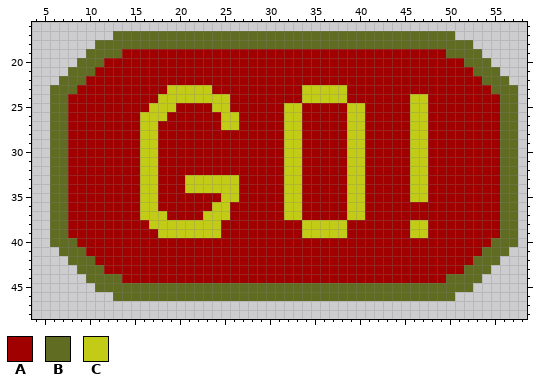
Pixel-art file, stored at assets/Start_button.aseprite. The picture above was drawn from the file before the commit.
64x64 pixels, 1 frame. Colours within 5 levels of each other are drawn and written as one. Shown: x 4..58, y 16..48.
Palette (. is transparent): A #a00000  B #606c22  C #c2cb15
Pixels before, first column x 6:
17 .......BBBBBBBBBBBBBBBBBBBBBBBBBBBBBBBBBBBBBB.......
18 .....BBBBBBBBBBBBBBBBBBBBBBBBBBBBBBBBBBBBBBBBBB.....
19 ....BBBBAAAAAAAAAAAAAAAAAAAAAAAAAAAAAAAAAAAABBBB....
20 ...BBBAAAAAAAAAAAAAAAAAAAAAAAAAAAAAAAAAAAAAAAABBB...
21 ..BBBAAAAAAAAAAAAAAAAAAAAAAAAAAAAAAAAAAAAAAAAAABBB..
22 .BBBAAAAAAAAAAAAAAAAAAAAAAAAAAAAAAAAAAAAAAAAAAAABBB.
23 BBBAAAAAAAAAACCCCCAAAAAAAAAACCCCCAAAAAAAAAAAAAAAABBB
24 BBAAAAAAAAAACCCCCCCCAAAAAAAACCCCCAAAAAAACCAAAAAAAABB
25 BBAAAAAAAAACCCAAAACCAAAAAACCAAAAACCAAAAACCAAAAAAAABB
26 BBAAAAAAAACCCAAAAAACCAAAAACCAAAAACCAAAAACCAAAAAAAABB
27 BBAAAAAAAACCAAAAAAACCAAAAACCAAAAACCAAAAACCAAAAAAAABB
28 BBAAAAAAAACCAAAAAAAAAAAAAACCAAAAACCAAAAACCAAAAAAAABB
29 BBAAAAAAAACCAAAAAAAAAAAAAACCAAAAACCAAAAACCAAAAAAAABB
30 BBAAAAAAAACCAAAAAAAAAAAAAACCAAAAACCAAAAACCAAAAAAAABB
31 BBAAAAAAAACCAAAAAAAAAAAAAACCAAAAACCAAAAACCAAAAAAAABB
32 BBAAAAAAAACCAAAAAAAAAAAAAACCAAAAACCAAAAACCAAAAAAAABB
33 BBAAAAAAAACCAAACCCCCCAAAAACCAAAAACCAAAAACCAAAAAAAABB
34 BBAAAAAAAACCAAACCCCCCAAAAACCAAAAACCAAAAACCAAAAAAAABB
35 BBAAAAAAAACCAAAAAAACCAAAAACCAAAAACCAAAAACCAAAAAAAABB
36 BBAAAAAAAACCAAAAAACCAAAAAACCAAAAACCAAAAAAAAAAAAAAABB
37 BBAAAAAAAACCCAAAACCCAAAAAACCAAAAACCAAAAAAAAAAAAAAABB
38 BBAAAAAAAAACCCCCCCCAAAAAAAAACCCCCAAAAAAACCAAAAAAAABB
39 BBAAAAAAAAAACCCCCCCAAAAAAAAACCCCCAAAAAAACCAAAAAAAABB
40 BBBAAAAAAAAAAAAAAAAAAAAAAAAAAAAAAAAAAAAAAAAAAAAAABBB
41 .BBBAAAAAAAAAAAAAAAAAAAAAAAAAAAAAAAAAAAAAAAAAAAABBB.
42 ..BBBAAAAAAAAAAAAAAAAAAAAAAAAAAAAAAAAAAAAAAAAAABBB..
43 ...BBBAAAAAAAAAAAAAAAAAAAAAAAAAAAAAAAAAAAAAAAABBB...
44 ....BBBBAAAAAAAAAAAAAAAAAAAAAAAAAAAAAAAAAAAABBBB....
45 .....BBBBBBBBBBBBBBBBBBBBBBBBBBBBBBBBBBBBBBBBBB.....
46 .......BBBBBBBBBBBBBBBBBBBBBBBBBBBBBBBBBBBBBB.......
After the commit:
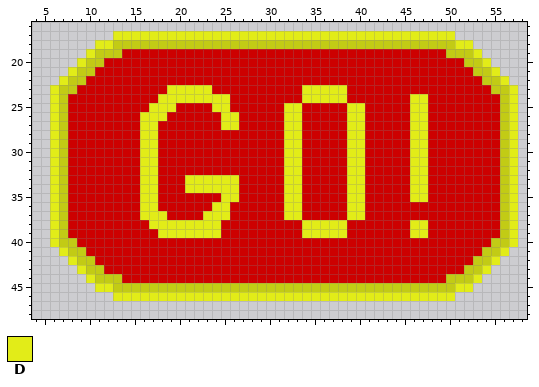
Colours new in this view: D #e2ec18
What changed:
colour A: #a00000 -> #cd0000
y 17: x 13..50 BBBBBBBBBBBBBBBBBBBBBBBBBBBBBBBBBBBBBB -> DDDDDDDDDDDDDDDDDDDDDDDDDDDDDDDDDDDDDD
y 18: x 11..52 BBBBBBBBBBBBBBBBBBBBBBBBBBBBBBBBBBBBBBBBBB -> DDCCCCCCCCCCCCCCCCCCCCCCCCCCCCCCCCCCCCCCDD
y 19: x 10..13 BBBB -> DCCC; x 50..53 BBBB -> CCCD
y 20: x 9..11 BBB -> DCC; x 52..54 BBB -> CCD
y 21: x 8..10 BBB -> DCC; x 53..55 BBB -> CCD
y 22: x 7..9 BBB -> DCC; x 54..56 BBB -> CCD
y 23: x 6..8 BBB -> DCC; x 19..23 CCCCC -> DDDDD; x 34..38 CCCCC -> DDDDD; x 55..57 BBB -> CCD
y 24: x 6..7 BB -> DC; x 18..25 CCCCCCCC -> DDDDDDDD; x 34..38 CCCCC -> DDDDD; x 46..47 CC -> DD; x 56..57 BB -> CD
y 25: x 6..7 BB -> DC; x 17..19 CCC -> DDD; x 24..25 CC -> DD; x 32..33 CC -> DD; x 39..40 CC -> DD; x 46..47 CC -> DD; x 56..57 BB -> CD
y 26: x 6..7 BB -> DC; x 16..18 CCC -> DDD; x 25..26 CC -> DD; x 32..33 CC -> DD; x 39..40 CC -> DD; x 46..47 CC -> DD; x 56..57 BB -> CD
y 27: x 6..7 BB -> DC; x 16..17 CC -> DD; x 25..26 CC -> DD; x 32..33 CC -> DD; x 39..40 CC -> DD; x 46..47 CC -> DD; x 56..57 BB -> CD
y 28..32: x 6..7 BB -> DC; x 16..17 CC -> DD; x 32..33 CC -> DD; x 39..40 CC -> DD; x 46..47 CC -> DD; x 56..57 BB -> CD
y 33..34: x 6..7 BB -> DC; x 16..17 CC -> DD; x 21..26 CCCCCC -> DDDDDD; x 32..33 CC -> DD; x 39..40 CC -> DD; x 46..47 CC -> DD; x 56..57 BB -> CD
y 35: x 6..7 BB -> DC; x 16..17 CC -> DD; x 25..26 CC -> DD; x 32..33 CC -> DD; x 39..40 CC -> DD; x 46..47 CC -> DD; x 56..57 BB -> CD
y 36: x 6..7 BB -> DC; x 16..17 CC -> DD; x 24..25 CC -> DD; x 32..33 CC -> DD; x 39..40 CC -> DD; x 56..57 BB -> CD
y 37: x 6..7 BB -> DC; x 16..18 CCC -> DDD; x 23..25 CCC -> DDD; x 32..33 CC -> DD; x 39..40 CC -> DD; x 56..57 BB -> CD
y 38: x 6..7 BB -> DC; x 17..24 CCCCCCCC -> DDDDDDDD; x 34..38 CCCCC -> DDDDD; x 46..47 CC -> DD; x 56..57 BB -> CD
y 39: x 6..7 BB -> DC; x 18..24 CCCCCCC -> DDDDDDD; x 34..38 CCCCC -> DDDDD; x 46..47 CC -> DD; x 56..57 BB -> CD
y 40: x 6..8 BBB -> DCC; x 55..57 BBB -> CCD
y 41: x 7..9 BBB -> DCC; x 54..56 BBB -> CCD
y 42: x 8..10 BBB -> DCC; x 53..55 BBB -> CCD
y 43: x 9..11 BBB -> DCC; x 52..54 BBB -> CCD
y 44: x 10..13 BBBB -> DCCC; x 50..53 BBBB -> CCCD
y 45: x 11..52 BBBBBBBBBBBBBBBBBBBBBBBBBBBBBBBBBBBBBBBBBB -> DDCCCCCCCCCCCCCCCCCCCCCCCCCCCCCCCCCCCCCCDD
y 46: x 13..50 BBBBBBBBBBBBBBBBBBBBBBBBBBBBBBBBBBBBBB -> DDDDDDDDDDDDDDDDDDDDDDDDDDDDDDDDDDDDDD
